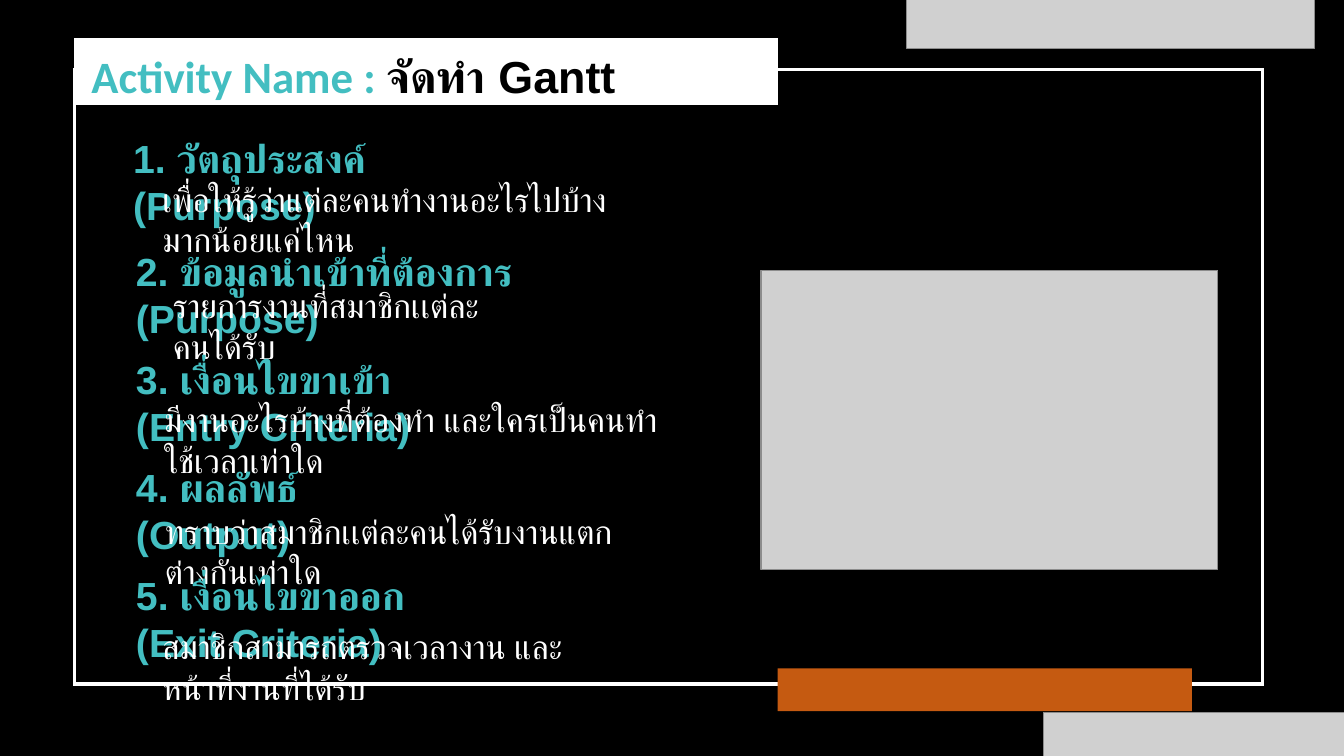
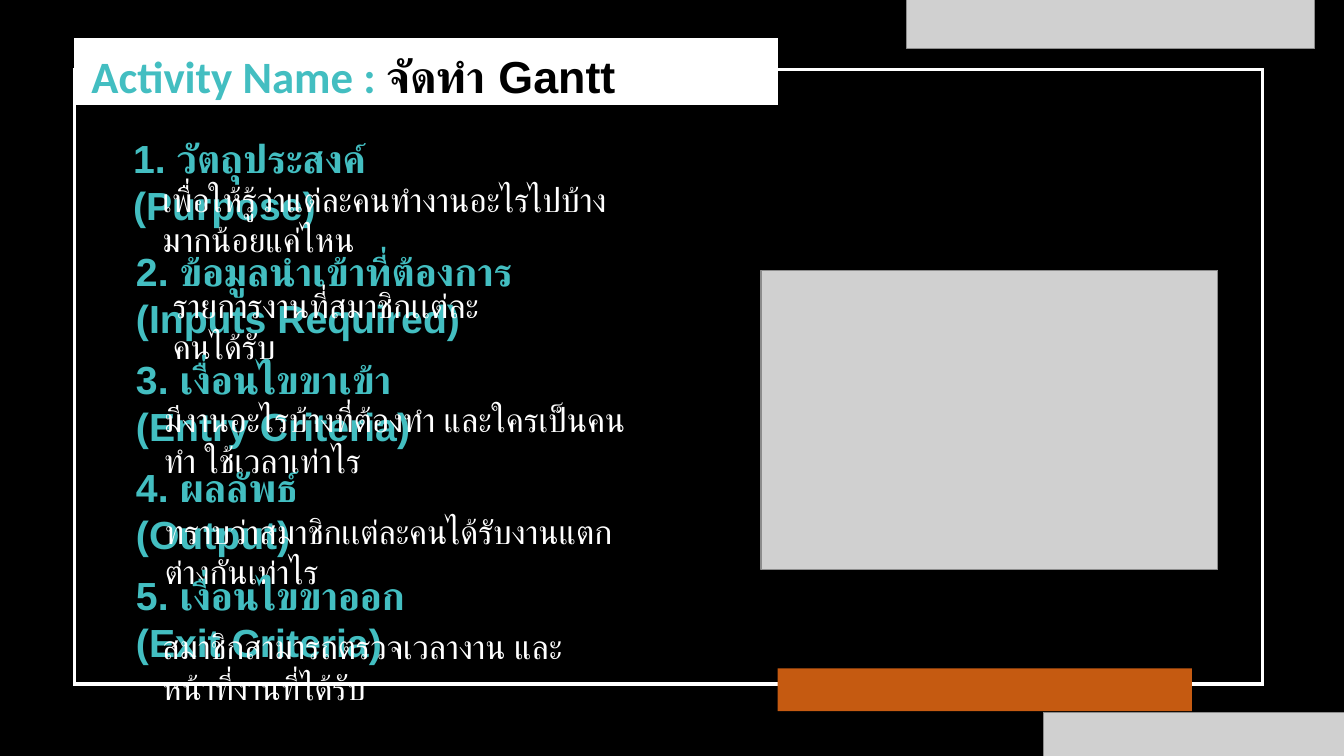
Before and after one commit to wirat0155/team4, a slide deck: slide 6 of แผนกลยุทธ์/V.1.3.1 [2021-07-17] แผนกลยุทธ์การพัฒนาซอฟต์แวร์.pptx. Drawn at 1344x756 pixels with LibreOffice and Linux fonts; fonts in the diff are those of the drawing; grey boxes stand for pictures. Boxes give left, top, right and bottom in pixels: in the first picture for what was removed or moved away, otherwise in the second. Text is boxed around its words. In the diff, an @@ line names an element or a change of style, - is before the commit and + after.

```diff
--- a/แผนกลยุทธ์/V.1.3.1 [2021-07-17] แผนกลยุทธ์การพัฒนาซอฟต์แวร์.pptx
+++ b/แผนกลยุทธ์/V.1.3.1 [2021-07-17] แผนกลยุทธ์การพัฒนาซอฟต์แวร์.pptx
@@ text at <box>136,255,513,341</box>: text changed @@
-2. ข้อมูลนำเข้าที่ต้องการ (Purpose)
+2. ข้อมูลนำเข้าที่ต้องการ (Inputs Required)
@@ text at <box>164,407,626,482</box>: text changed @@
-มีงานอะไรบ้างที่ต้องทำ และใครเป็นคนทำ ใช้เวลาเท่าใด
+มีงานอะไรบ้างที่ต้องทำ และใครเป็นคนทำ ใช้เวลาเท่าไร
@@ text at <box>165,518,489,594</box>: text changed @@
-ทราบว่าสมาชิกเเต่ละคนได้รับงานแตกต่างกันเท่าใด
+ทราบว่าสมาชิกเเต่ละคนได้รับงานแตกต่างกันเท่าไร
```
Also in this commit, not shown: 16 other slides changed, 3 other files.
